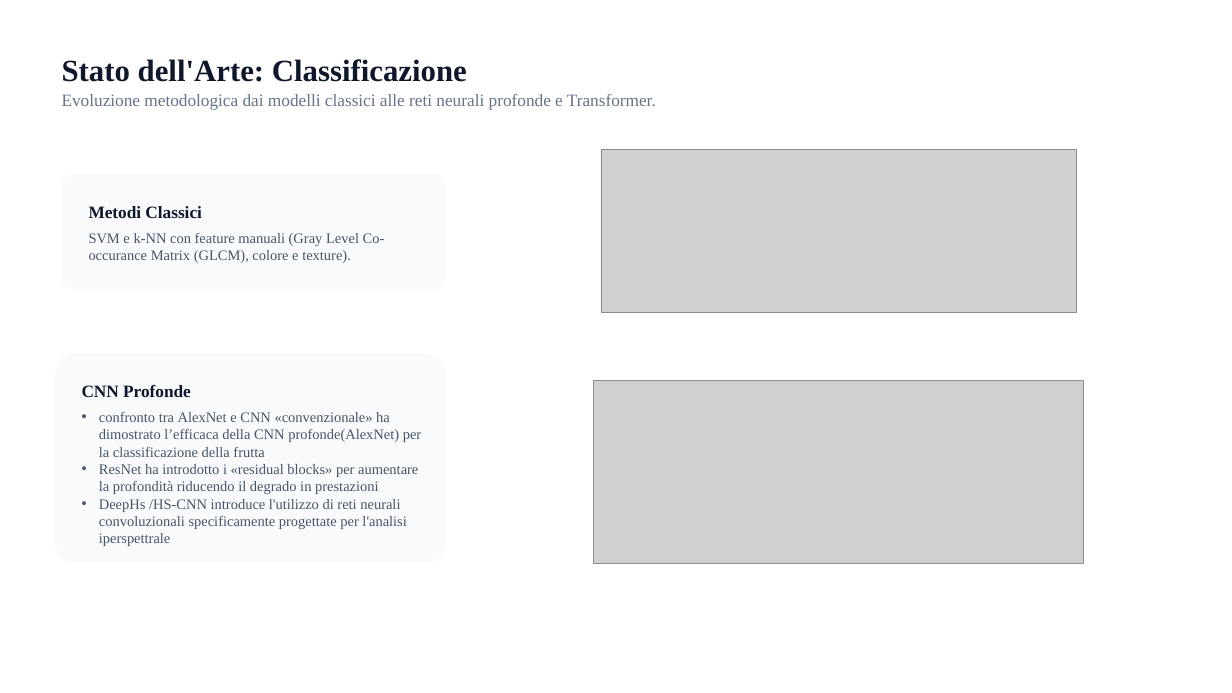
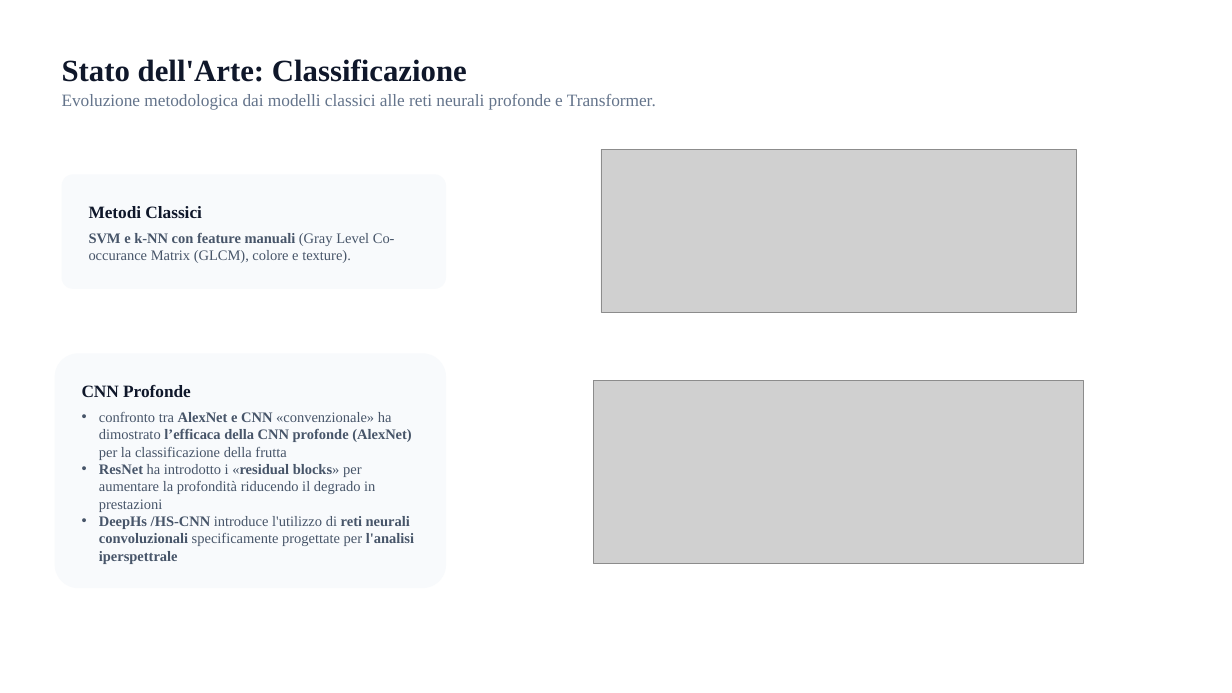
Before and after one commit to Barbera9/masterThesis, a slide deck: slide 4 of Analisi Iperspettrale e RGB per la Maturazione della Frutta.pptx. Drawn at 1232x693 pixels with LibreOffice and Linux fonts; fonts in the diff are those of the drawing; grey boxes stand for pictures. Boxes give left, top, right and bottom in pixels: in the first picture for what was removed or moved away, otherwise in the second. Text is boxed around its words. In the diff, an @@ line names an element or a change of style, - is before the commit and + after.

```diff
--- a/Analisi Iperspettrale e RGB per la Maturazione della Frutta.pptx
+++ b/Analisi Iperspettrale e RGB per la Maturazione della Frutta.pptx
@@ text "SVM e k-NN con feature ..." at <box>89,233,395,263</box>: bold on in "SVM e k-NN con feature manuali" @@
@@ rounded rectangle: place and size @@
-rounded rectangle at <box>55,353,446,563</box>
+rounded rectangle at <box>55,353,446,588</box>
@@ text at <box>99,412,411,460</box>: spaces changed @@
-• confronto tra AlexNet e CNN «convenzionale» ha dimostrato l’efficaca della CNN profonde(AlexNet) per la classificazione della frutta
+• confronto tra AlexNet e CNN «convenzionale» ha dimostrato l’efficaca della CNN profonde (AlexNet) per la classificazione della frutta
@@ text at <box>99,464,414,564</box>: bold on in "ResNet «residual blocks»", "DeepHs /HS-CNN reti neurali convoluzionali l'analisi iperspe ..." @@
```
Also in this commit, not shown: 3 other slides changed, 1 slide added.
